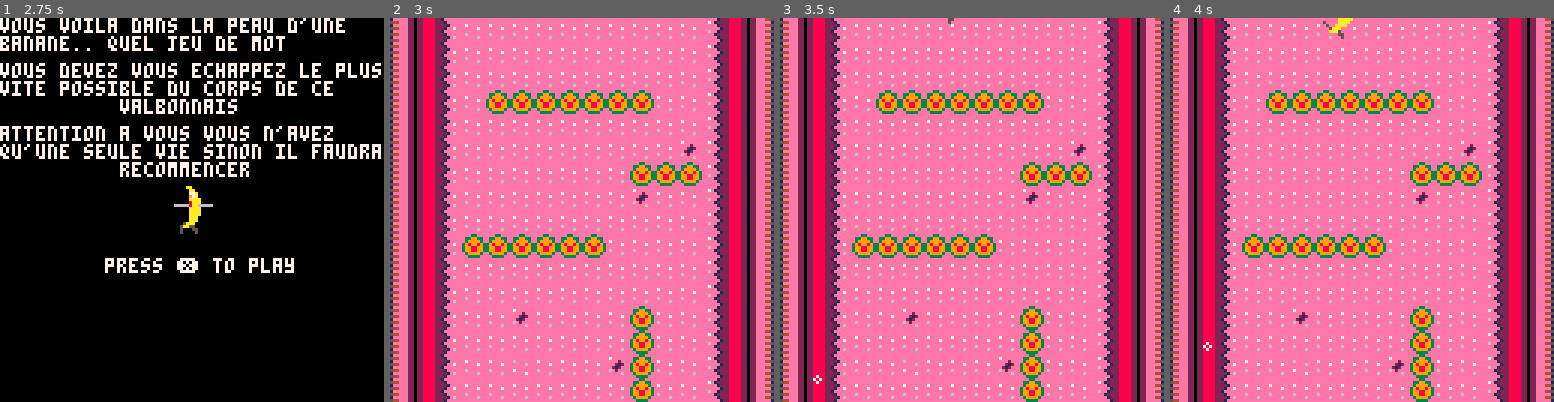
Above: before the commit, frames 1-4 (left to right).
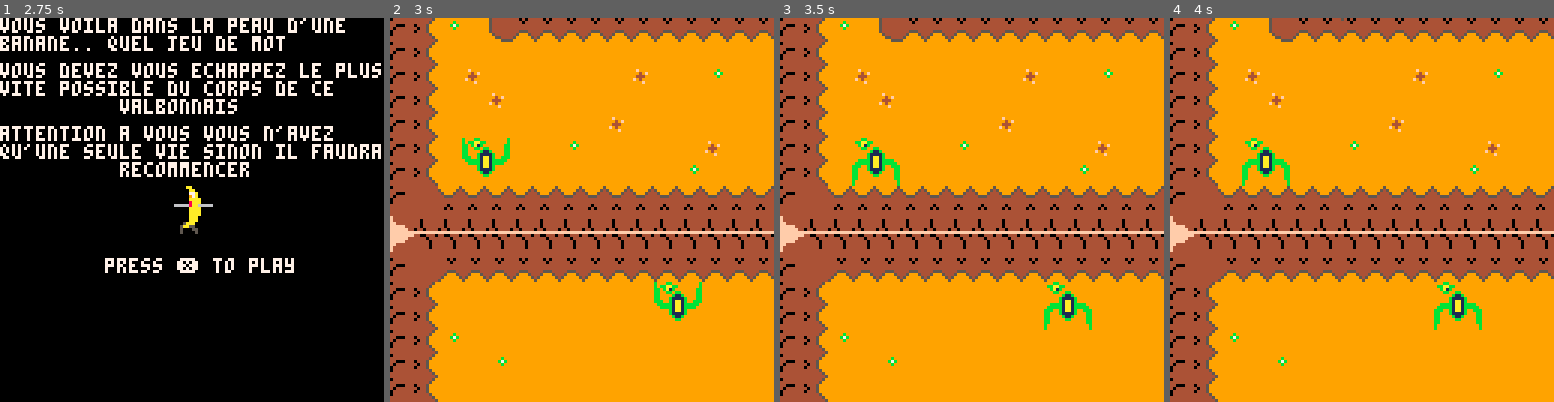
Above: after the commit, the same moments.

Repository: antonono/pico8
Game: PICO-8 cartridge carts/dontEatMe.p8
Same seed, same stepped clock (60 frames per second), same inputs: the game is played once before the commit and once after it.
Inputs:
- Up to frame 1 (2.75 s): tap X (X key) at 0.33, 1.07, 1.85 s; hold Right 1.6-2.1 s; hold Up 2.15-2.42 s; hold Right from 2.47 s (still down)
- Up to frame 2 (3 s): keep holding Right; tap X (X key) at 2.97 s
- Up to frame 3 (3.5 s): release Right at 3.03 s; hold Left from 3.08 s (still down)
- Up to frame 4 (4 s): release Left at 3.58 s; hold Down 3.63-3.97 s

Frame 1 is identical in both runs. In frame 2, 97% of the frame differs, in the area x 0-100%, y 0-100%; in frame 3, 97%; in frame 4, 97%.

Commit message:
add movement to ennmies room2

Diff:
--- a/carts/dontEatMe.p8
+++ b/carts/dontEatMe.p8
@@ -13,6 +13,128 @@
 bubble = {
 	x=8,
 	y=128
+}
+image1monstre = 72
+image2monstre = 104
+
+function changeapparence(apparence)
+	compteurmonstre=compteurmonstre+1
+	if(apparence==image1monstre) then
+		if(compteurmonstre==8) then
+		compteurmonstre=0
+		return image2monstre
+		end
+		return image1monstre
+	else
+		if(compteurmonstre==8) then
+		compteurmonstre=0
+		return image1monstre
+		end
+		return image2monstre
+	end
+end
+
+compteurmonstre = 0
+apparencemonstre = image1monstre
+monstre1 = {
+	x=24,
+	y=40
+}
+monstre2 = {
+	x=152,
+	y=40
+}
+monstre3 = {
+	x=224,
+	y=8
+}
+monstre4 = {
+	x=360,
+	y=40
+}
+monstre5 = {
+	x=448,
+	y=40
+}
+monstre6 = {
+	x=360,
+	y=88
+}
+monstre7 = {
+	x=272,
+	y=120
+}
+monstre8 = {
+	x=208,
+	y=120
+}
+monstre9 = {
+	x=144,
+	y=120
+}
+monstre10 = {
+	x=88,
+	y=88
+}
+monstre11= {
+	x=24,
+	y=200
+}
+monstre12= {
+	x=152,
+	y=200
+}
+monstre13= {
+	x=224,
+	y=168
+}
+monstre14= {
+	x=280,
+	y=200
+}
+monstre15= {
+	x=360,
+	y=200
+}
+monstre16= {
+	x=448,
+	y=200
+}
+monstre17= {
+	x=472,
+	y=280
+}
+monstre18= {
+	x=368,
+	y=280
+}
+monstre19= {
+	x=312,
+	y=248
+}
+monstre20= {
+	x=248,
+	y=280
+}
+monstre21= {
+	x=144,
+	y=280
+}
+monstre22= {
+	x=88,
+	y=248
+}
+monstre23= {
+	x=408,
+	y=424
+}
+monstre24= {
+	x=344,
+	y=392
+}
+monstre25= {
+	x=208,
+	y=400
 }
 background = {
 	x=0,
@@ -194,8 +316,8 @@
 function initfirstroom()
 	menu = false
 	transition1 = false
-	firstroom = true
-	secondroom = false
+	firstroom = false
+	secondroom = true
 	transition = false
 	finishroom = false
 	premierefois = false
@@ -289,6 +411,7 @@
 			transition = false
 			p.anim = "flap"
 		else
+			apparencemonstre=changeapparence(apparencemonstre)
 			controls()
 		end
 	end
@@ -394,6 +517,31 @@
 		background.x = 0
 		background.y = 0
 		map(p_map_secondroom.x,p_map_secondroom.y,background.x,background.y,64,128)
+		spr(apparencemonstre,monstre1.x,monstre1.y,2,2)
+		spr(apparencemonstre,monstre2.x,monstre2.y,2,2)
+		spr(apparencemonstre,monstre3.x,monstre3.y,2,2)
+		spr(apparencemonstre,monstre4.x,monstre4.y,2,2)
+		spr(apparencemonstre,monstre5.x,monstre5.y,2,2)
+		spr(apparencemonstre,monstre6.x,monstre6.y,2,2)
+		spr(apparencemonstre,monstre7.x,monstre7.y,2,2)
+		spr(apparencemonstre,monstre8.x,monstre8.y,2,2)
+		spr(apparencemonstre,monstre9.x,monstre9.y,2,2)
+		spr(apparencemonstre,monstre10.x,monstre10.y,2,2)
+		spr(apparencemonstre,monstre11.x,monstre11.y,2,2)
+		spr(apparencemonstre,monstre12.x,monstre12.y,2,2)
+		spr(apparencemonstre,monstre13.x,monstre13.y,2,2)
+		spr(apparencemonstre,monstre14.x,monstre14.y,2,2)
+		spr(apparencemonstre,monstre15.x,monstre15.y,2,2)
+		spr(apparencemonstre,monstre16.x,monstre16.y,2,2)
+		spr(apparencemonstre,monstre17.x,monstre17.y,2,2)
+		spr(apparencemonstre,monstre18.x,monstre18.y,2,2)
+		spr(apparencemonstre,monstre19.x,monstre19.y,2,2)
+		spr(apparencemonstre,monstre20.x,monstre20.y,2,2)
+		spr(apparencemonstre,monstre21.x,monstre21.y,2,2)
+		spr(apparencemonstre,monstre22.x,monstre22.y,2,2)
+		spr(apparencemonstre,monstre23.x,monstre23.y,2,2)
+		spr(apparencemonstre,monstre24.x,monstre24.y,2,2)
+		spr(apparencemonstre,monstre25.x,monstre25.y,2,2)
 		if(p.direction == "left") then
 			spr(anim_player(),p.x,p.y,2,2,false)
 		else
